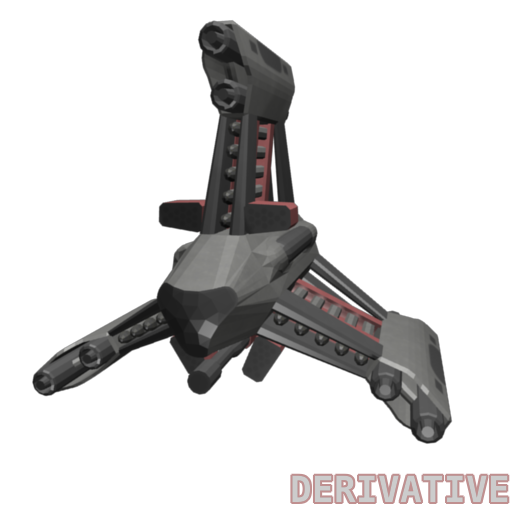
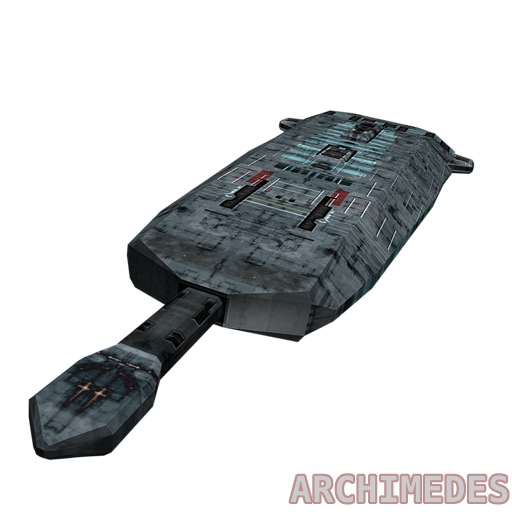
The second 512 × 512 image is a revision of the first. Changes to its layers:
hid "derivative.png" over [31, 19, 453, 445]
added layer "archimedes2.png" above "ARCHIMEDES" over [28, 110, 475, 461]
renamed "DERIVATIVE#1" to "ARCHIMEDES", painted on it over [290, 475, 508, 503]
renamed "DERIVATIVE" to "ARCHIMEDES#1", painted on it over [288, 473, 510, 505]
